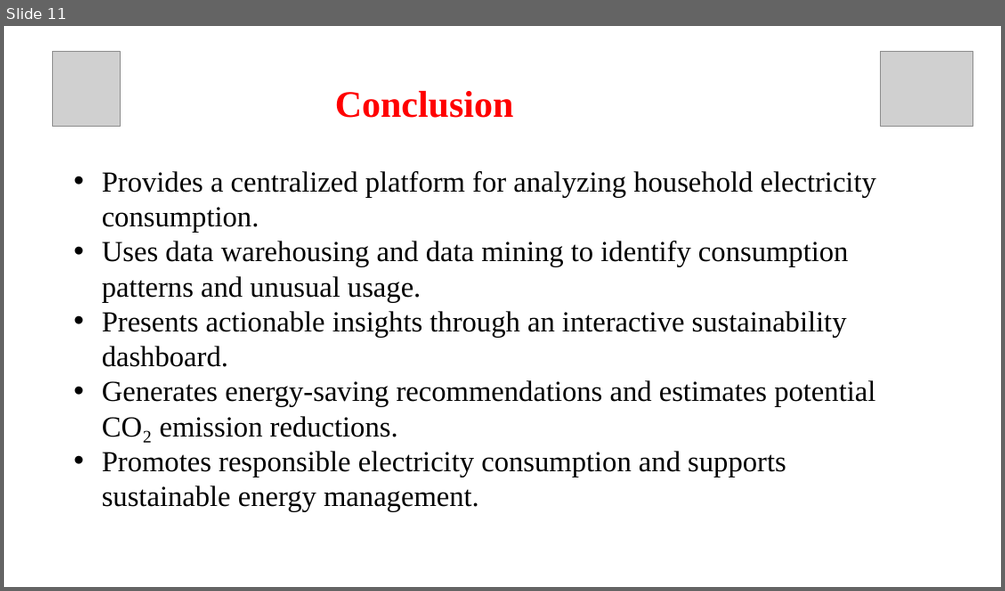
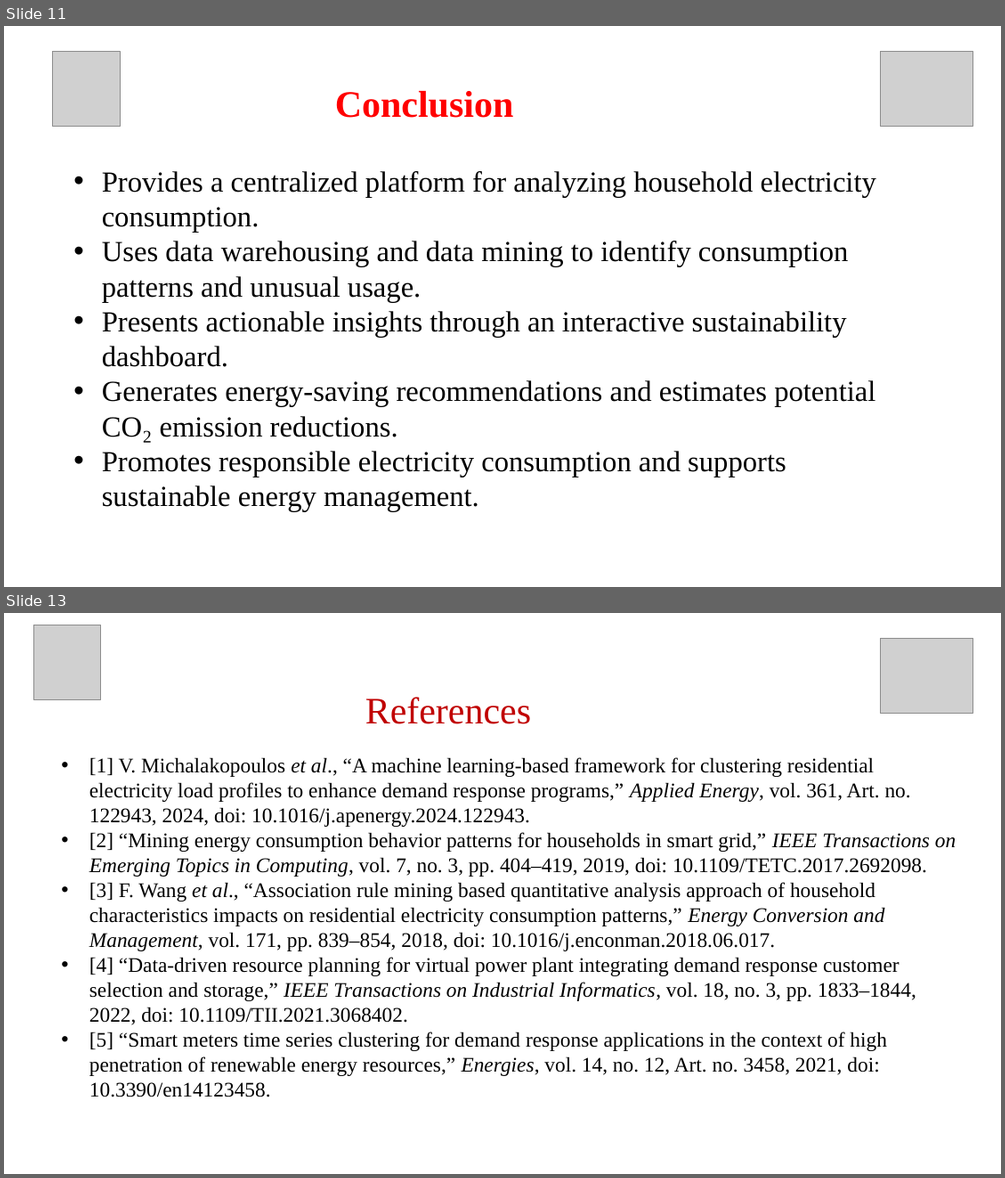
Before and after one commit to TanveerS24/Sustainability-Intelligence, a slide deck: presentation.pptx. Shown one above the other, each under a label of ours: slide 11 before the commit, slides 11 and 13 after it; the slides between them are not shown. The pictures are 1005x591 and 1005x1178 pixels, drawn with LibreOffice and Linux fonts; fonts in the diff are those of the drawing; grey boxes stand for pictures. Boxes give left, top, right and bottom in pixels: in the first picture for what was removed or moved away, otherwise in the second. Text is boxed around its words. In the diff, an @@ line names an element or a change of style, - is before the commit and + after.

```diff
--- a/presentation.pptx
+++ b/presentation.pptx
@@ slide 13 added at (4, 613, 1001, 1174), background #FFFFFF @@
@@ picture added at (34, 625, 101, 699) @@
@@ picture added at (881, 638, 973, 713) @@
@@ text added at (365, 697, 531, 724), 36 pt, text #C00000 @@
+References
@@ text added at (89, 757, 955, 1097), 20 pt, text #000000 @@
+• [1] V. Michalakopoulos et al., “A machine learning-based framework for clustering residential electricity load profiles to enhance demand response programs,” Applied Energy, vol. 361, Art. no. 122943, 2024, doi: 10.1016/j.apenergy.2024.122943.
+• [2] “Mining energy consumption behavior patterns for households in smart grid,” IEEE Transactions on Emerging Topics in Computing, vol. 7, no. 3, pp. 404–419, 2019, doi: 10.1109/TETC.2017.2692098.
+• [3] F. Wang et al., “Association rule mining based quantitative analysis approach of household characteristics impacts on residential electricity consumption patterns,” Energy Conversion and Management, vol. 171, pp. 839–854, 2018, doi: 10.1016/j.enconman.2018.06.017.
+• [4] “Data-driven resource planning for virtual power plant integrating demand response customer selection and storage,” IEEE Transactions on Industrial Informatics, vol. 18, no. 3, pp. 1833–1844, 2022, doi: 10.1109/TII.2021.3068402.
+• [5] “Smart meters time series clustering for demand response applications in the context of high penetration of renewable energy resources,” Energies, vol. 14, no. 12, Art. no. 3458, 2021, doi: 10.3390/en14123458.
```
Also in this commit, not shown: 7 slides changed, 1 other slide added, 2 slides removed, 21 other files.
